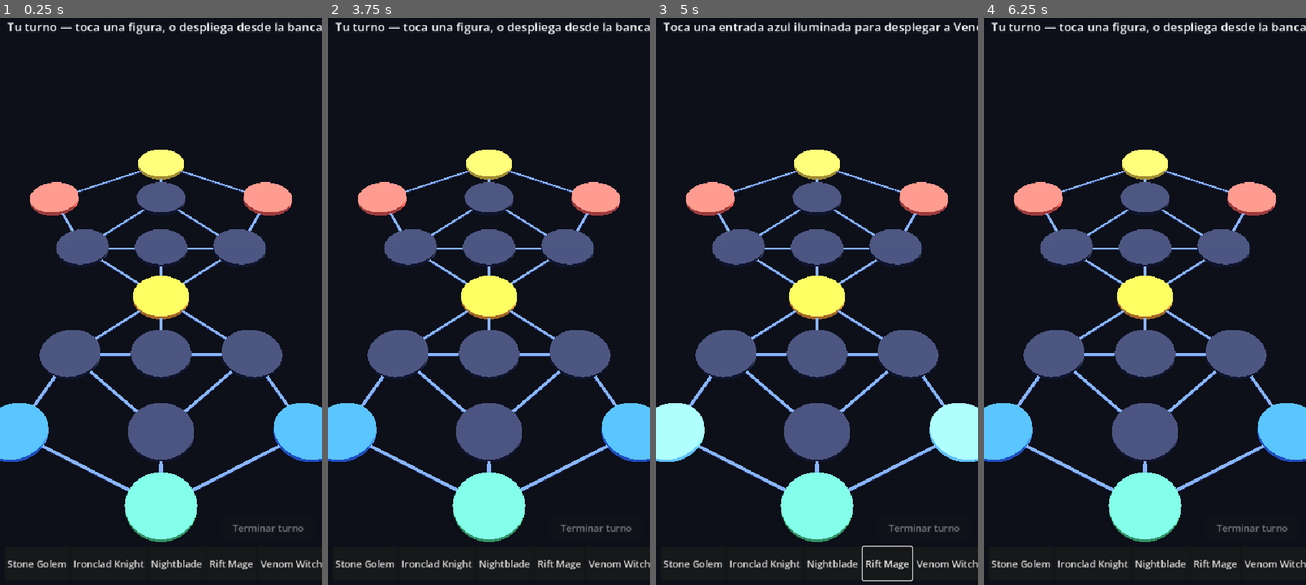
Above: before the commit, frames 1-4 (left to right).
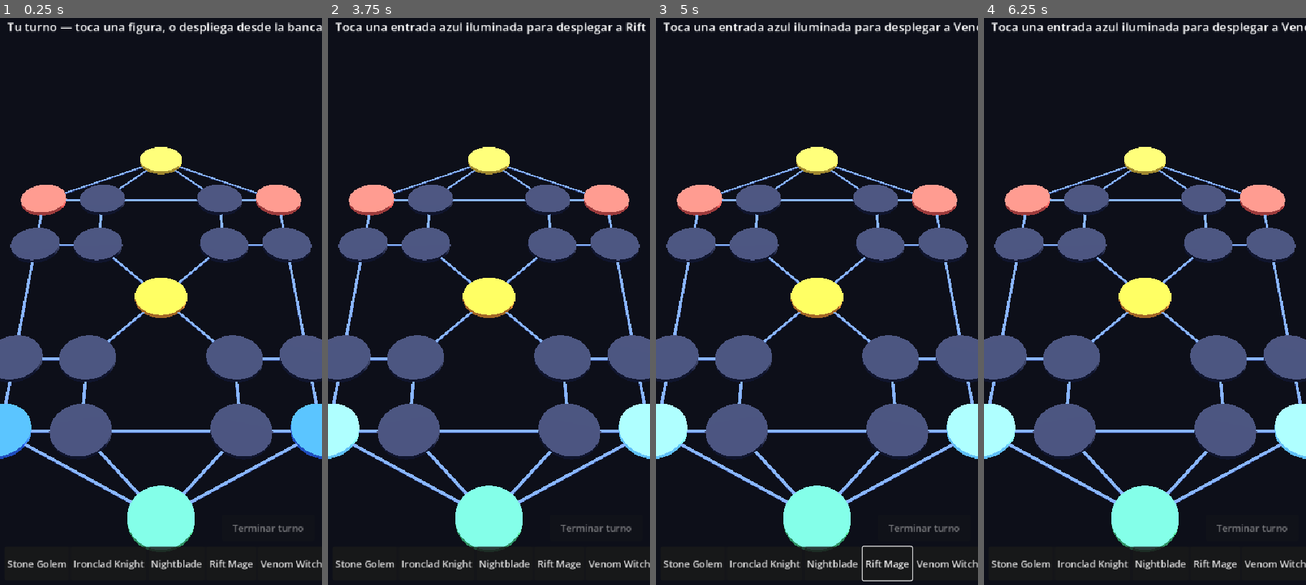
Above: after the commit, the same moments.

Repository: GStyleM562/NodeChess
Game: Godot game, scene res://scenes/board.tscn
Same seed, same stepped clock (60 frames per second), same inputs: the game is played once before the commit and once after it.
Inputs (mouse positions are in pixels of both pictures, inside the frame that each line leads up to):
- Up to frame 1 (0.25 s): no input
- Up to frame 2 (3.75 s): click "Stone Golem" at 0.5 s; click "Ironclad Knight" at 1.25 s; click "Nightblade" at 2 s; click "Rift Mage" at 2.75 s; tap Enter at 3.5 s; move the mouse to (559, 267) at 3.52 s; hold Right from 3.53 s (still down); click (559, 267) at 3.67 s
- Up to frame 3 (5 s): tap Space at 3.77 s; move the mouse to (752, 329) at 4.27 s; release Right at 4.28 s; hold Left from 4.28 s (still down)
- Up to frame 4 (6.25 s): tap Space at 5 s; move the mouse to (1177, 171) at 5.02 s; release Left at 5.03 s; hold Right from 5.03 s (still down); move the mouse to (1128, 414) at 5.77 s; click (1128, 414) at 5.92 s

The runs differ from the first frame. In frame 1, 21% of the frame differs, in the area x 0-100%, y 22-94%; in frame 2, 23%, in the area x 0-100%, y 0-94%; in frame 3, 21%; in frame 4, 23%.

Commit message:
Map v2.0 (Pokemon-Duel-faithful, 19 nodes): 4 corner entrances, top/bottom-center goals, side rails + central X diagonals, ~4 steps via rail; pull camera back to frame it

Diff:
--- a/game/scripts/Board3D.gd
+++ b/game/scripts/Board3D.gd
@@ -63,8 +63,8 @@
 func _build_environment() -> void:
 	_cam = Camera3D.new()
 	_cam.fov = 45.0
-	# Camera on the player's side: player (row 0) sits at the BOTTOM, enemy at top.
-	_cam.look_at_from_position(Vector3(0.0, 9.0, -8.5), Vector3.ZERO, Vector3.UP)
+	# Camera on the player's side: player sits at the BOTTOM, enemy at the top.
+	_cam.look_at_from_position(Vector3(0.0, 9.6, -9.2), Vector3.ZERO, Vector3.UP)
 	add_child(_cam)
 	_combat_cam = Camera3D.new()
 	_combat_cam.fov = 50.0
--- a/game/scripts/MapData.gd
+++ b/game/scripts/MapData.gd
@@ -34,44 +34,60 @@
 		adj[b].append(a)
 
 func _build_duel() -> void:
-	# Player half (bottom, -z) ... CENTER ... Enemy half (top, +z)
-	var n0 := _add(Vector3(0.0, 0, -4.0))     # player goal
-	var n1 := _add(Vector3(-2.2, 0, -2.8))    # player entrance L
-	var n2 := _add(Vector3(2.2, 0, -2.8))     # player entrance R
-	var n3 := _add(Vector3(0.0, 0, -2.8))     # player front
-	var n4 := _add(Vector3(-1.5, 0, -1.3))    # player mid L
-	var n5 := _add(Vector3(1.5, 0, -1.3))     # player mid R
-	var n6 := _add(Vector3(0.0, 0, -1.3))     # player center
-	var n7 := _add(Vector3(0.0, 0, 0.0))      # CENTER (buff)
-	var n8 := _add(Vector3(-1.5, 0, 1.3))     # enemy mid L
-	var n9 := _add(Vector3(1.5, 0, 1.3))      # enemy mid R
-	var n10 := _add(Vector3(0.0, 0, 1.3))     # enemy center
-	var n11 := _add(Vector3(-2.2, 0, 2.8))    # enemy entrance L
-	var n12 := _add(Vector3(2.2, 0, 2.8))     # enemy entrance R
-	var n13 := _add(Vector3(0.0, 0, 2.8))     # enemy front
-	var n14 := _add(Vector3(0.0, 0, 4.0))     # enemy goal
+	# v2.0 — modelled on the Pokémon Duel standard board:
+	# 4 corner entrances, goals at top/bottom centre (beyond the corners), left/right
+	# rails, and a central X of diagonals. Player at the bottom (-z), enemy at the top.
+	var n0 := _add(Vector3(0.0, 0, -4.5))     # player goal
+	var n1 := _add(Vector3(-2.6, 0, -3.0))    # player entrance L (corner)
+	var n2 := _add(Vector3(2.6, 0, -3.0))     # player entrance R (corner)
+	var n3 := _add(Vector3(-1.3, 0, -3.0))    # bottom inner L
+	var n4 := _add(Vector3(1.3, 0, -3.0))     # bottom inner R
+	var n5 := _add(Vector3(-2.6, 0, -1.5))    # rail L lower
+	var n6 := _add(Vector3(2.6, 0, -1.5))     # rail R lower
+	var n7 := _add(Vector3(-1.3, 0, -1.5))    # centre-left lower
+	var n8 := _add(Vector3(1.3, 0, -1.5))     # centre-right lower
+	var n9 := _add(Vector3(0.0, 0, 0.0))      # CENTER (buff)
+	var n10 := _add(Vector3(-1.3, 0, 1.5))    # centre-left upper
+	var n11 := _add(Vector3(1.3, 0, 1.5))     # centre-right upper
+	var n12 := _add(Vector3(-2.6, 0, 1.5))    # rail L upper
+	var n13 := _add(Vector3(2.6, 0, 1.5))     # rail R upper
+	var n14 := _add(Vector3(-1.3, 0, 3.0))    # top inner L
+	var n15 := _add(Vector3(1.3, 0, 3.0))     # top inner R
+	var n16 := _add(Vector3(-2.6, 0, 3.0))    # enemy entrance L (corner)
+	var n17 := _add(Vector3(2.6, 0, 3.0))     # enemy entrance R (corner)
+	var n18 := _add(Vector3(0.0, 0, 4.5))     # enemy goal
 
 	var edges := [
-		[n0, n1], [n0, n2], [n0, n3], [n1, n4], [n2, n5], [n3, n4], [n3, n5],
-		[n4, n6], [n5, n6], [n4, n7], [n5, n7], [n6, n7],
-		[n14, n11], [n14, n12], [n14, n13], [n11, n8], [n12, n9], [n13, n8], [n13, n9],
-		[n8, n10], [n9, n10], [n8, n7], [n9, n7], [n10, n7],
+		# player goal + bottom edge
+		[n0, n1], [n0, n2], [n0, n3], [n0, n4], [n1, n3], [n3, n4], [n4, n2],
+		# rails down->mid, inner down->mid
+		[n1, n5], [n2, n6], [n3, n7], [n4, n8],
+		[n5, n7], [n6, n8],
+		# rails through to the upper half (flanking routes)
+		[n5, n12], [n6, n13],
+		# central X (two crossing diagonals through the centre)
+		[n7, n9], [n8, n9], [n9, n10], [n9, n11],
+		# enemy half (mirror)
+		[n10, n12], [n11, n13], [n10, n14], [n11, n15],
+		[n12, n16], [n13, n17],
+		[n14, n16], [n14, n15], [n15, n17],
+		[n18, n16], [n18, n17], [n18, n14], [n18, n15],
 	]
 	for e in edges:
 		_edge(e[0], e[1])
 
 	goal_player = n0
-	goal_enemy = n14
+	goal_enemy = n18
 	nodes[n0]["role"] = "goal_player"
-	nodes[n14]["role"] = "goal_enemy"
+	nodes[n18]["role"] = "goal_enemy"
 	entrances_player = [n1, n2]
-	entrances_enemy = [n11, n12]
+	entrances_enemy = [n16, n17]
 	nodes[n1]["role"] = "entrance_player"
 	nodes[n2]["role"] = "entrance_player"
-	nodes[n11]["role"] = "entrance_enemy"
-	nodes[n12]["role"] = "entrance_enemy"
-	nodes[n7]["role"] = "buff"
-	buffs = [n7]
+	nodes[n16]["role"] = "entrance_enemy"
+	nodes[n17]["role"] = "entrance_enemy"
+	nodes[n9]["role"] = "buff"
+	buffs = [n9]
 
 ## BFS reachable distances from `start` up to `steps`, treating `blocked` ids as
 ## impassable (cannot move through or onto them).
--- a/game/tools/test_engine.gd
+++ b/game/tools/test_engine.gd
@@ -14,7 +14,7 @@
 	print("== surround KO + KO-bench return ==")
 	var gs := GameState.new(MapData.new())
 	# Pick a node and fill ALL its neighbours with enemies of the occupant.
-	var center := 6   # player-center node in the duel map
+	var center := 7   # centre-left lower node (degree 3) in the duel map
 	var nbs: Array = gs.map.adj[center]
 	var e := gs.add_to_bench("enemy", 0)
 	gs.deploy(e, center)
Not shown, changed: game/README.md
